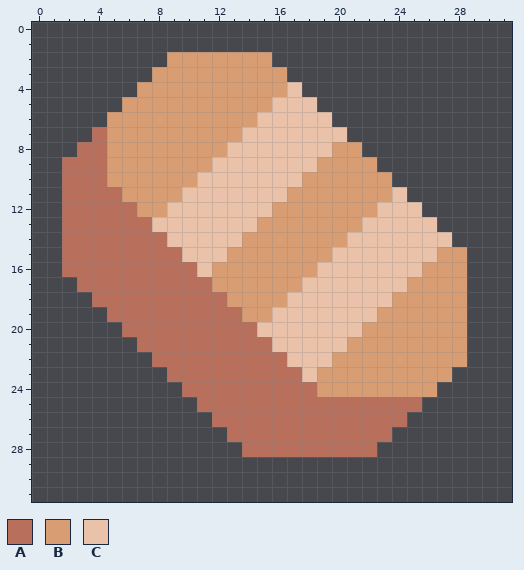
Two states of a pixel-art sprite, sprites-override/ui/item-copper-ui.png. This is how it looked before the edit.
The file is 32x32 pixels.
Palette (. is transparent): A #b8705c  B #d99d73  C #eac2a9
Pixels before, first column x 2:
 2 .......BBBBBBB.............
 3 ......BBBBBBBBB............
 4 .....BBBBBBBBBBC...........
 5 ....BBBBBBBBBBCCC..........
 6 ...BBBBBBBBBBCCCCC.........
 7 ..ABBBBBBBBBCCCCCCC........
 8 .AABBBBBBBBCCCCCCCBB.......
 9 AAABBBBBBBCCCCCCCBBBB......
10 AAABBBBBBCCCCCCCBBBBBB.....
11 AAAABBBBCCCCCCCBBBBBBBC....
12 AAAAABBCCCCCCCBBBBBBBCCC...
13 AAAAAACCCCCCCBBBBBBBCCCCC..
14 AAAAAAACCCCCBBBBBBBCCCCCCC.
15 AAAAAAAACCCBBBBBBBCCCCCCCBB
16 AAAAAAAAACBBBBBBBCCCCCCCBBB
17 .AAAAAAAAABBBBBBCCCCCCCBBBB
18 ..AAAAAAAAABBBBCCCCCCCBBBBB
19 ...AAAAAAAAABBCCCCCCCBBBBBB
20 ....AAAAAAAAACCCCCCCBBBBBBB
21 .....AAAAAAAAACCCCCBBBBBBBB
22 ......AAAAAAAAACCCBBBBBBBBB
23 .......AAAAAAAAACBBBBBBBBB.
24 ........AAAAAAAAABBBBBBBB..
25 .........AAAAAAAAAAAAAAA...
26 ..........AAAAAAAAAAAAA....
27 ...........AAAAAAAAAAA.....
28 ............AAAAAAAAA......
And afterwards:
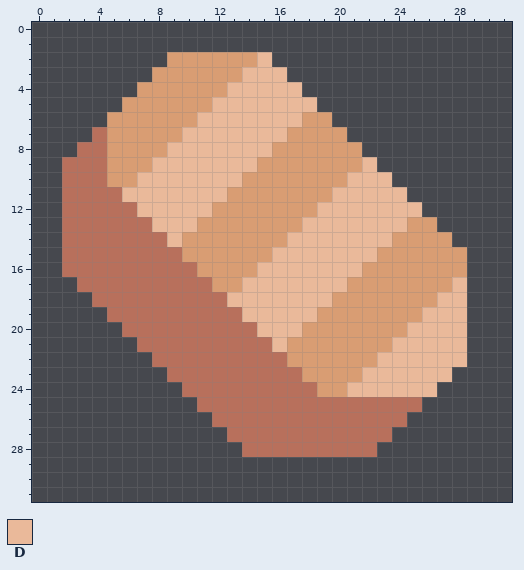
Colours new in this view: D #eab99a
The author wrote: ui for resprited items
Difference:
y 2: x 15 B -> D
y 3: x 14..16 BBB -> DDD
y 4: x 13..17 BBBBC -> DDDDD
y 5: x 12..18 BBBBCCC -> DDDDDDD
y 6: x 11..19 BBBBCCCCC -> DDDDDDDBB
y 7: x 10..20 BBBBCCCCCCC -> DDDDDDDBBBB
y 8: x 9..19 BBBBCCCCCCC -> DDDDDDDBBBB
y 9: x 8..18 BBBBCCCCCCC -> DDDDDDDBBBB; x 22 B -> D
y 10: x 7..17 BBBBCCCCCCC -> DDDDDDDBBBB; x 21..23 BBB -> DDD
y 11: x 6..16 BBBBCCCCCCC -> DDDDDDDBBBB; x 20..24 BBBBC -> DDDDD
y 12: x 7..15 BBCCCCCCC -> DDDDDBBBB; x 19..25 BBBBCCC -> DDDDDDD
y 13: x 8..14 CCCCCCC -> DDDBBBB; x 18..26 BBBBCCCCC -> DDDDDDDBB
y 14: x 9..13 CCCCC -> DBBBB; x 17..27 BBBBCCCCCCC -> DDDDDDDBBBB
y 15: x 10..12 CCC -> BBB; x 16..26 BBBBCCCCCCC -> DDDDDDDBBBB
y 16: x 11 C -> B; x 15..25 BBBBCCCCCCC -> DDDDDDDBBBB
y 17: x 14..24 BBBBCCCCCCC -> DDDDDDDBBBB; x 28 B -> D
y 18: x 13..23 BBBBCCCCCCC -> DDDDDDDBBBB; x 27..28 BB -> DD
y 19: x 14..22 BBCCCCCCC -> DDDDDBBBB; x 26..28 BBB -> DDD
y 20: x 15..21 CCCCCCC -> DDDBBBB; x 25..28 BBBB -> DDDD
y 21: x 16..20 CCCCC -> DBBBB; x 24..28 BBBBB -> DDDDD
y 22: x 17..19 CCC -> BBB; x 23..28 BBBBBB -> DDDDDD
y 23: x 18 C -> B; x 22..27 BBBBBB -> DDDDDD
y 24: x 21..26 BBBBBB -> DDDDDD
